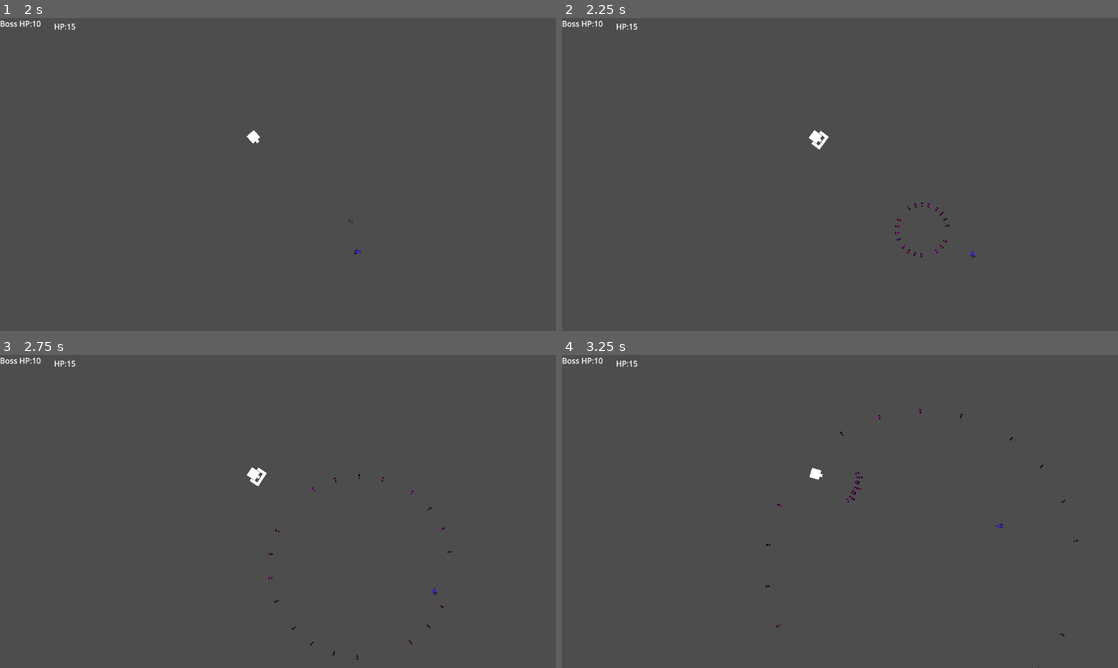
Above: before the commit, frames 1-4 (two rows, left to right).
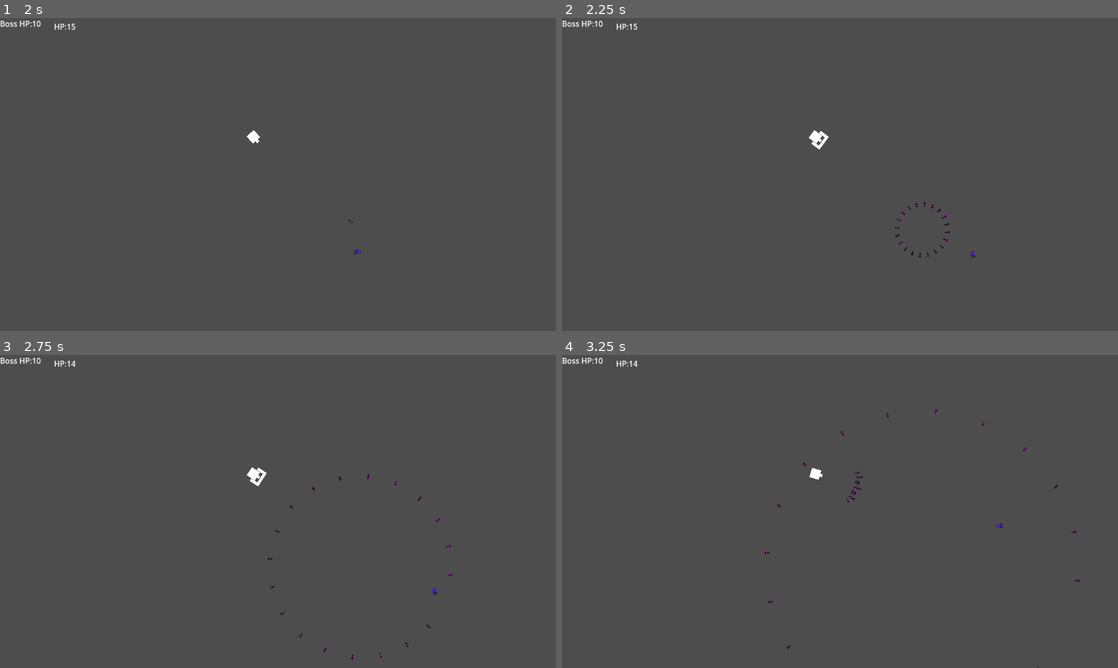
Above: after the commit, the same moments.

Repository: ConquestM/TANKG
Game: Godot game, scene res://Level.tscn
The game is run twice, just before and just after one commit, with the same random seed, the same clock (stepped at 60 frames per second) and the same inputs.
Inputs (mouse positions are in pixels of both pictures, inside the frame that each line leads up to):
- Up to frame 1 (2 s): tap Enter at 0.5 s; move the mouse to (400, 158) at 0.52 s; hold Right (ui_right) 0.53-1.28 s; hold Shift (dash) 0.53-1.28 s; move the mouse to (166, 190) at 1.27 s; hold Down (ui_down) from 1.28 s (still down); tap Shift (dash) at 1.35 s
- Up to frame 2 (2.25 s): tap Space at 2 s; move the mouse to (895, 105) at 2.02 s; release Down (ui_down) at 2.03 s; hold Right (ui_right) from 2.03 s (still down); hold Shift (dash) from 2.03 s (still down)
- Up to frame 3 (2.75 s): keep holding Right (ui_right); keep holding Shift (dash)
- Up to frame 4 (3.25 s): move the mouse to (812, 574) at 2.77 s; release Right (ui_right) at 2.78 s; release Shift (dash) at 2.78 s; hold Up (ui_up) from 2.78 s (still down); tap Shift (dash) at 2.85 s

Frame 1 is identical in both runs. In frame 2, 0.1% of the frame differs, in the area x 59-70%, y 58-77%; in frame 3, 0.2%, in the area x 12-82%, y 1-98%; in frame 4, 0.1%.

Commit message:
Added the deleting hitbox for the boss bullet

Diff:
--- a/Bossbulletdetonatehitbox.tscn
+++ b/Bossbulletdetonatehitbox.tscn
@@ -7,8 +7,14 @@
 
 [node name="Area2D" type="Area2D"]
 script = ExtResource("1_d0sy7")
-metadata/Debt = true
+metadata/Debt = 0
+
+[node name="Delete" type="Timer" parent="."]
+wait_time = 0.7
 
 [node name="CollisionShape2D" type="CollisionShape2D" parent="."]
 shape = SubResource("RectangleShape2D_fjwph")
 metadata/Debt = true
+
+[connection signal="area_entered" from="." to="." method="_on_area_entered"]
+[connection signal="timeout" from="Delete" to="." method="_on_delete_timeout"]
--- a/Bossbullethitbox.gd
+++ b/Bossbullethitbox.gd
@@ -3,9 +3,15 @@
 
 # Called when the node enters the scene tree for the first time.
 func _ready():
+	#get_child(0).start()
 	set_meta("Debt", 0)
+	$Delete.start()
 
 
 # Called every frame. 'delta' is the elapsed time since the previous frame.
 func _process(_delta):
 	pass
+
+
+func _on_delete_timeout():
+	queue_free()
--- a/Bossbullethitbox.tscn
+++ /dev/null
@@ -1,12 +0,0 @@
-[gd_scene load_steps=3 format=3 uid="uid://dgpm0085oscmx"]
-
-[ext_resource type="Script" path="res://Bossbullethitbox.gd" id="1_2gi1m"]
-
-[sub_resource type="RectangleShape2D" id="RectangleShape2D_fjwph"]
-size = Vector2(473, 3)
-
-[node name="Area2D" type="Area2D"]
-script = ExtResource("1_2gi1m")
-
-[node name="CollisionShape2D" type="CollisionShape2D" parent="."]
-shape = SubResource("RectangleShape2D_fjwph")
--- a/Bullet.tscn
+++ b/Bullet.tscn
@@ -1,7 +1,7 @@
 [gd_scene load_steps=6 format=3 uid="uid://ccuc8cahwt677"]
 
 [ext_resource type="Script" path="res://scripts/bullet.gd" id="1_b368j"]
-[ext_resource type="PackedScene" uid="uid://dgpm0085oscmx" path="res://Bossbullethitbox.tscn" id="2_vnou6"]
+[ext_resource type="PackedScene" uid="uid://dwom1o4jxhxmo" path="res://Bossbulletdetonatehitbox.tscn" id="2_pph23"]
 [ext_resource type="Texture2D" uid="uid://daf3wndrrrwd3" path="res://assets/frame0001.png" id="2_x4ief"]
 [ext_resource type="PackedScene" uid="uid://507dapfpwiru" path="res://Megabullet2.tscn" id="3_82ce5"]
 
@@ -10,12 +10,14 @@
 
 [node name="Bullet" type="Area2D"]
 script = ExtResource("1_b368j")
-explosion_scene = ExtResource("2_vnou6")
+explosion_scene = ExtResource("2_pph23")
 megabullet2_scene = ExtResource("3_82ce5")
+metadata/Delete = true
 
 [node name="CollisionShape2D" type="CollisionShape2D" parent="."]
 position = Vector2(-1.75, 0.5)
 shape = SubResource("RectangleShape2D_qa21a")
+metadata/Delete = false
 
 [node name="Sprite2D" type="Sprite2D" parent="."]
 texture_filter = 1
--- a/scripts/bullet.gd
+++ b/scripts/bullet.gd
@@ -10,6 +10,7 @@
 # Called when the node enters the scene tree for the first time.
 func _ready():
 	if not friendly:
+		set_meta("Delete", 0)
 		var hitbox = explosion_scene.instantiate()
 		hitbox.global_position = get_node("/root/Map/Player").global_position
 		hitbox.rotation = rotation+1.5
@@ -33,100 +34,10 @@
 		global.BossHP -= 1
 		queue_free()
 	if area.has_meta("Debt"):
-		print("det")
-	var megabulletb = megabullet2_scene	.instantiate()
-	add_sibling(megabulletb)
-	megabulletb.global_position = global_position
-	megabulletb.rotation = global_rotation
-
-	var megabullet2b = megabullet2_scene.instantiate()
-	add_sibling(megabullet2b)
-	megabullet2b.global_position = global_position
-	megabullet2b.rotation = global_rotation+10
-
-	var megabullet3b = megabullet2_scene.instantiate()
-	add_sibling(megabullet3b)
-	megabullet3b.global_position = global_position
-	megabullet3b.rotation = global_rotation-10
-
-	var megabullet4b = megabullet2_scene.instantiate()
-	add_sibling(megabullet4b)
-	megabullet4b.global_position = global_position
-	megabullet4b.rotation = global_rotation-20
-
-	var megabullet5b = megabullet2_scene.instantiate()
-	add_sibling(megabullet5b)
-	megabullet5b.global_position = global_position
-	megabullet5b.rotation = global_rotation+20
-
-	var megabullet6b = megabullet2_scene.instantiate()
-	add_sibling(megabullet6b)
-	megabullet6b.global_position = global_position
-	megabullet6b.rotation = global_rotation-30
-
-	var megabullet7b = megabullet2_scene.instantiate()
-	add_sibling(megabullet7b)
-	megabullet7b.global_position = global_position
-	megabullet7b.rotation = global_rotation+30
-
-	var megabullet8b = megabullet2_scene.instantiate()
-	add_sibling(megabullet8b)
-	megabullet8b.global_position = global_position
-	megabullet8b.rotation = global_rotation-40
-
-	var megabullet9b = megabullet2_scene.instantiate()
-	add_sibling(megabullet9b)
-	megabullet9b.global_position = global_position
-	megabullet9b.rotation = global_rotation+40
-
-	var megabullet10b = megabullet2_scene.instantiate()
-	add_sibling(megabullet10b)
-	megabullet10b.global_position = global_position
-	megabullet10b.rotation = global_rotation-50
-
-	var megabullet11b = megabullet2_scene.instantiate()
-	add_sibling(megabullet11b)
-	megabullet11b.global_position = global_position
-	megabullet11b.rotation = global_rotation+50
-
-	var megabullet12b = megabullet2_scene.instantiate()
-	add_sibling(megabullet12b)
-	megabullet12b.global_position = global_position
-	megabullet12b.rotation = global_rotation-60
-
-	var megabullet13b = megabullet2_scene.instantiate()
-	add_sibling(megabullet13b)
-	megabullet13b.global_position = global_position
-	megabullet13b.rotation = global_rotation+60
-
-	var megabullet14b = megabullet2_scene.instantiate()
-	add_sibling(megabullet14b)
-	megabullet14b.global_position = global_position
-	megabullet14b.rotation = global_rotation-70
-
-	var megabullet15b = megabullet2_scene.instantiate()
-	add_sibling(megabullet15b)
-	megabullet15b.global_position = global_position
-	megabullet15b.rotation = global_rotation+70
-
-	var megabullet16b = megabullet2_scene.instantiate()
-	add_sibling(megabullet16b)
-	megabullet16b.global_position = global_position
-	megabullet16b.rotation = global_rotation-80
-
-	var megabullet17b = megabullet2_scene.instantiate()
-	add_sibling(megabullet17b)
-	megabullet17b.global_position = global_position
-	megabullet17b.rotation = global_rotation+80
-
-	var megabullet18b = megabullet2_scene.instantiate()
-	add_sibling(megabullet18b)
-	megabullet18b.global_position = global_position
-	megabullet18b.rotation = global_rotation-90
-
-	var megabullet19b = megabullet2_scene.instantiate()
-	add_sibling(megabullet19b)
-	megabullet19b.global_position = global_position
-	megabullet19b.rotation = global_rotation+90
-
-	queue_free()
+		if not friendly:
+			for i in 20:
+				var megabulletb = megabullet2_scene	.instantiate()
+				add_sibling(megabulletb)
+				megabulletb.global_position = global_position
+				megabulletb.rotation_degrees = global_rotation_degrees + i*18
+				queue_free()
